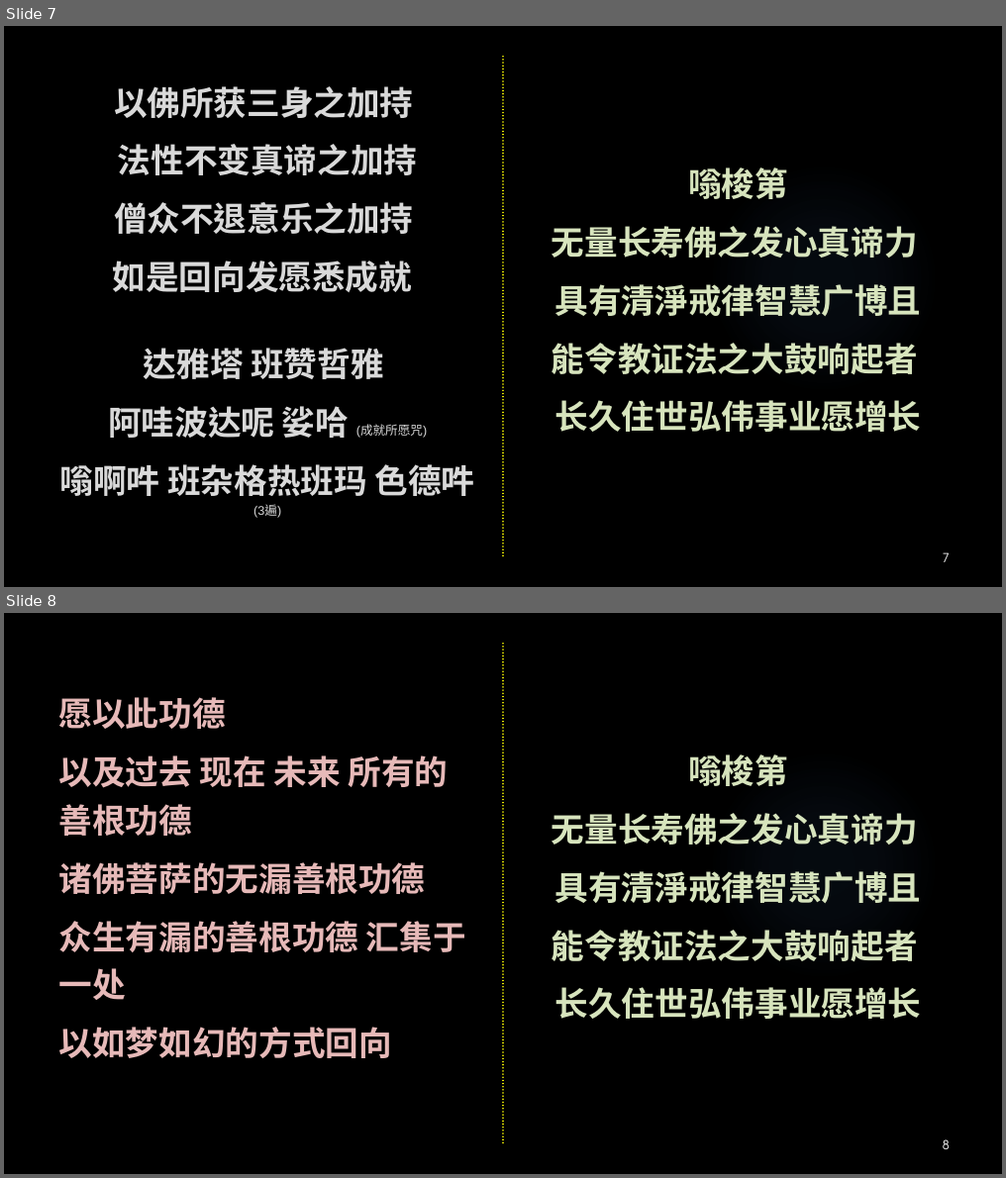
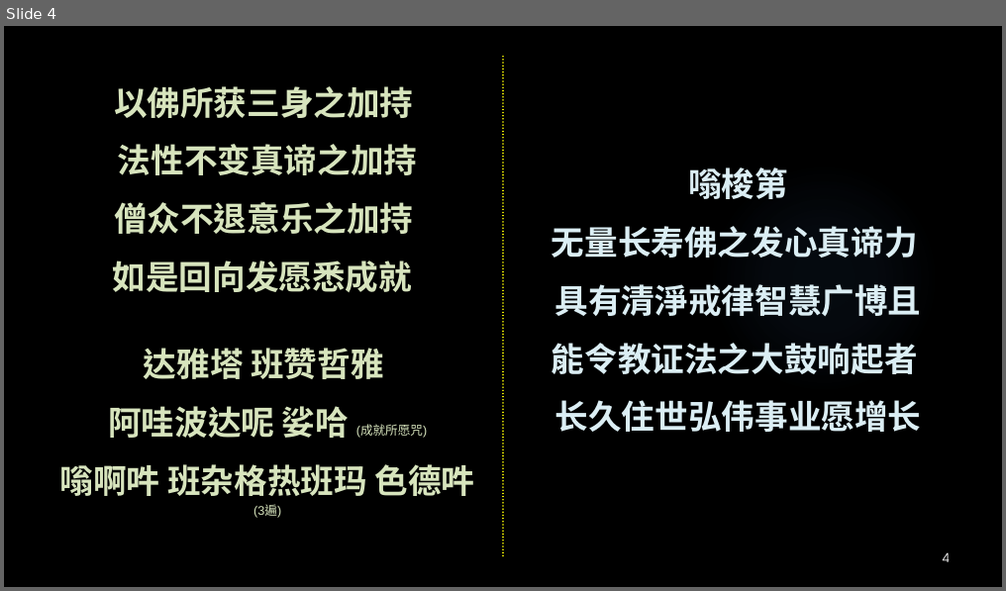
Before and after one commit to zuokun2013/hdv, a slide deck: other/回向2021.pptx. Shown one above the other, each under a label of ours: slides 7 and 8 before the commit, slide 4 after it. The pictures are 1006x1178 and 1006x591 pixels, drawn with LibreOffice and Linux fonts; fonts in the diff are those of the drawing; background and template pictures are left out. Boxes give left, top, right and bottom in pixels: in the first picture for what was removed or moved away, otherwise in the second. Text is boxed around its words. In the diff, an @@ line names an element or a change of style, - is before the commit and + after.

```diff
--- a/other/回向2021.pptx
+++ b/other/回向2021.pptx
@@ slide 8 removed at bbox=[4, 613, 1002, 1174], background picture (left out); not listed: 2 template elements that a slide beside it also shows @@
@@ text removed at bbox=[59, 697, 466, 1059] @@
-愿以此功德
-以及过去 现在 未来 所有的善根功德
-诸佛菩萨的无漏善根功德
-众生有漏的善根功德 汇集于一处
-以如梦如幻的方式回向
@@ text removed at bbox=[551, 755, 922, 1019] @@
-嗡梭第
-无量长寿佛之发心真谛力
-具有清淨戒律智慧广博且
-能令教证法之大鼓响起者
-长久住世弘伟事业愿增长
@@ page number removed at bbox=[943, 1140, 949, 1150] @@
-8
@@ what was slide 7 is now slide 4 @@
@@ slide 4 changed as well @@
@@ text "以佛所获三身之加持" at bbox=[60, 86, 475, 518]: text colour #D9D9D9 to #D7E4BD @@
@@ text "嗡梭第" at bbox=[551, 168, 922, 432]: text colour #D7E4BD to #DBEEF4 @@
@@ page number at bbox=[943, 553, 949, 563]: text changed @@
-7
+4
```
Also in this commit, not shown: 6 other slides changed, 4 other slides removed, 10 other files.
